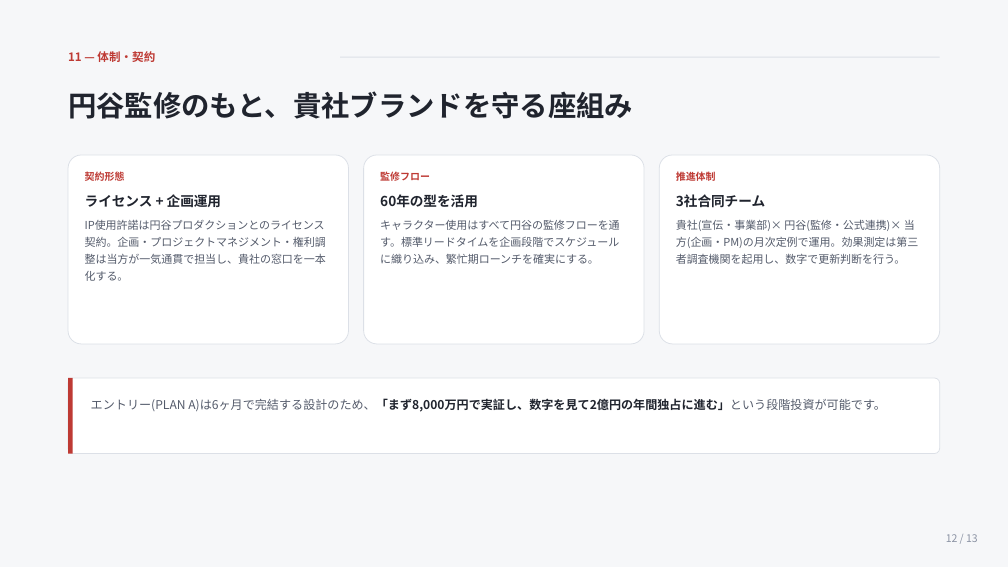
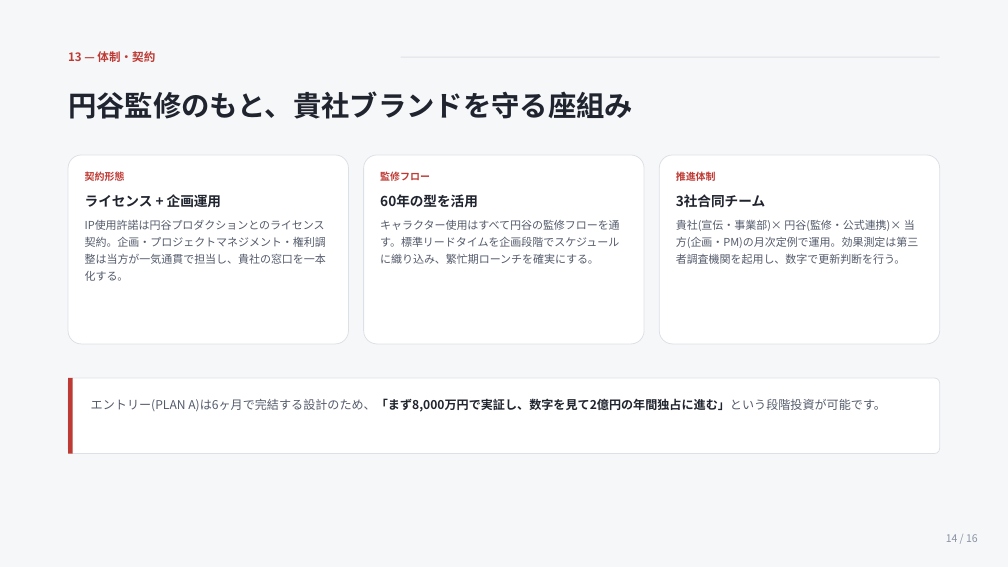
Before and after one commit to hayatoshintani-spe/kessho-lens, a slide deck: slide 14 of docs/PRESENTATION_EN_OCHI.pptx (slide 12 before the commit). Drawn at 1008x567 pixels with LibreOffice and Linux fonts; fonts in the diff are those of the drawing. Boxes give left, top, right and bottom in pixels: in the first picture for what was removed or moved away, otherwise in the second. Text is boxed around its words. In the diff, an @@ line names an element or a change of style, - is before the commit and + after.

```diff
--- a/docs/PRESENTATION_EN_OCHI.pptx
+++ b/docs/PRESENTATION_EN_OCHI.pptx
@@ text at (x1=68, y1=51, x2=155, y2=62): text changed @@
-11 — 体制・契約
+13 — 体制・契約
@@ rectangle resized from (x1=340, y1=57, x2=940, y2=57) to (x1=401, y1=57, x2=940, y2=57) @@
@@ text at (x1=946, y1=534, x2=978, y2=542): text changed @@
-12 / 13
+14 / 16
```
Also in this commit, not shown: 10 other slides changed, 5 slides added, 2 slides removed, 1 other file.
